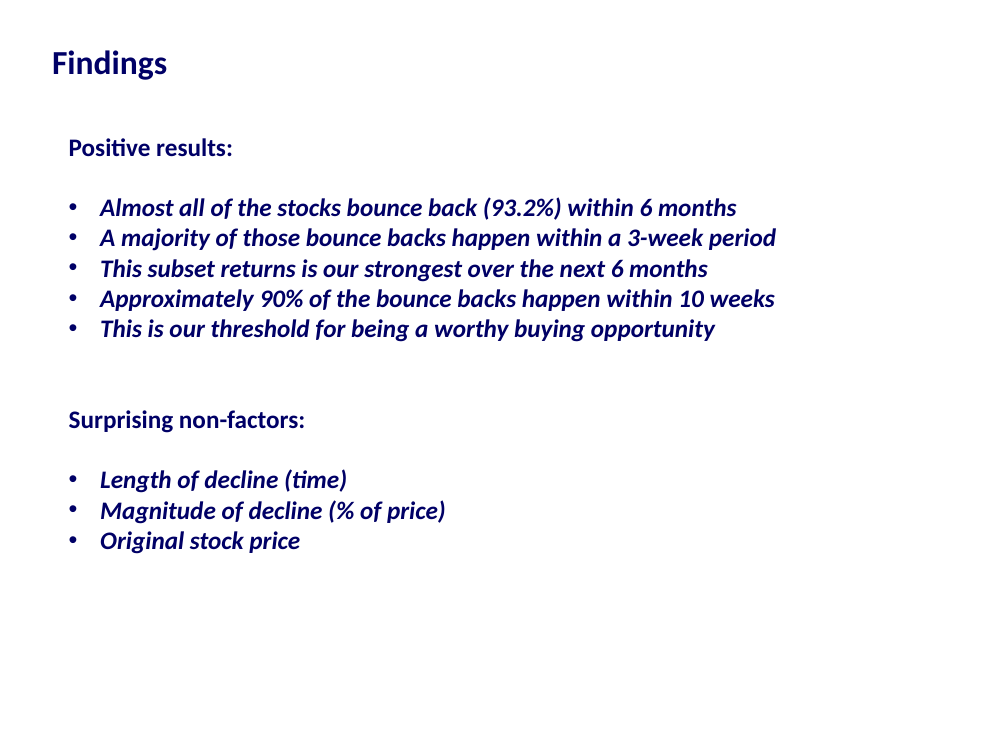
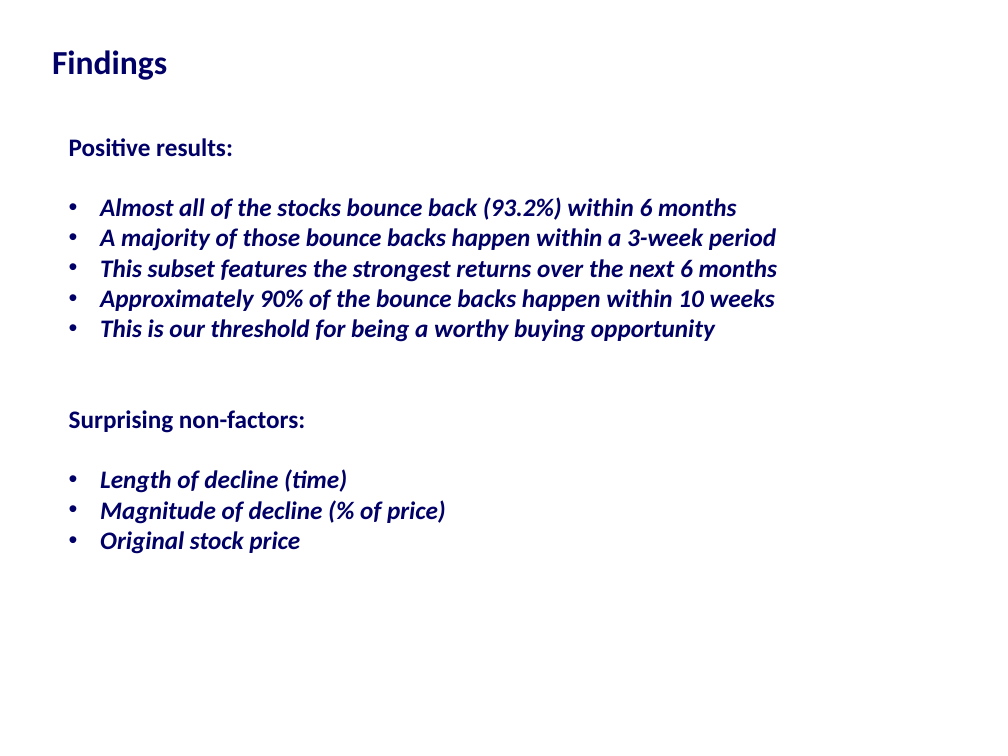
Before and after one commit to harshil753/Bounce_Back, a slide deck: slide 24 of Bounce_Back 24012018v1.pptx. Drawn at 1008x756 pixels with LibreOffice and Linux fonts; fonts in the diff are those of the drawing. Boxes give left, top, right and bottom in pixels: in the first picture for what was removed or moved away, otherwise in the second. Text is boxed around its words. In the diff, an @@ line names an element or a change of style, - is before the commit and + after.

Commit message:
Minor change

```diff
--- a/Bounce_Back 24012018v1.pptx
+++ b/Bounce_Back 24012018v1.pptx
@@ text at [100, 259, 778, 282]: text changed @@
-• This subset returns is our strongest over the next 6 months
+• This subset features the strongest returns over the next 6 months
```
